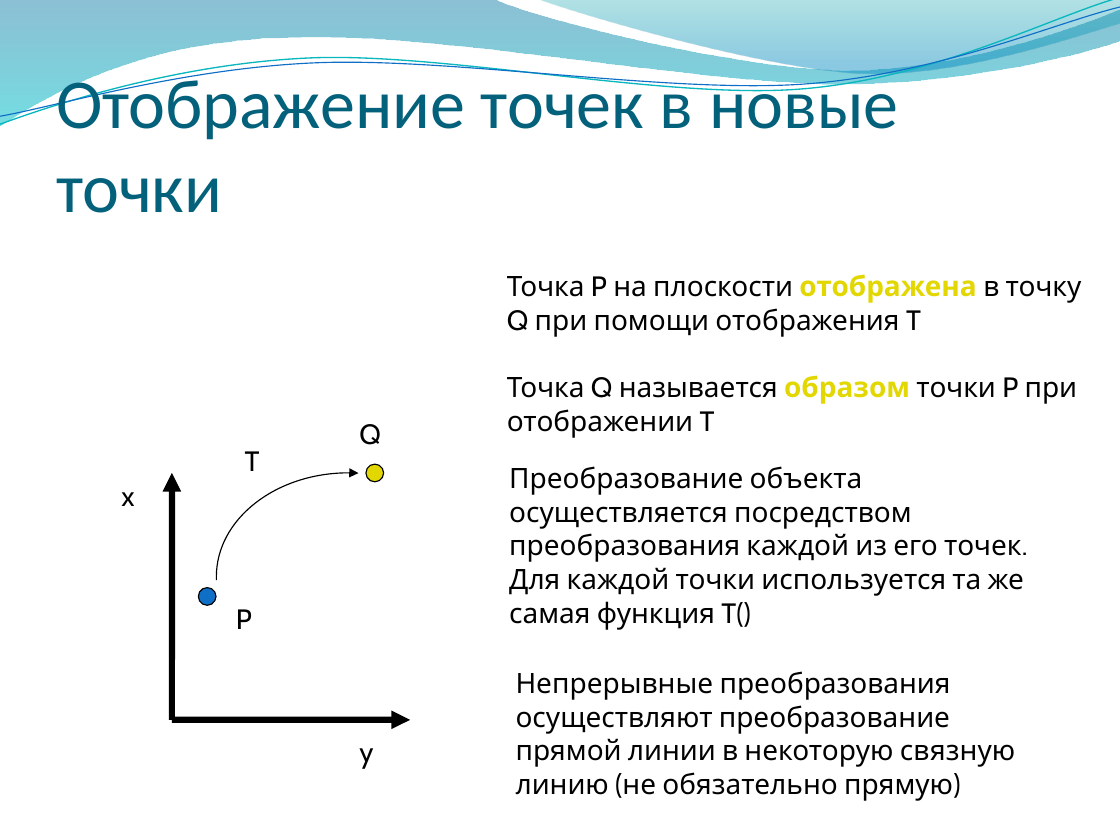
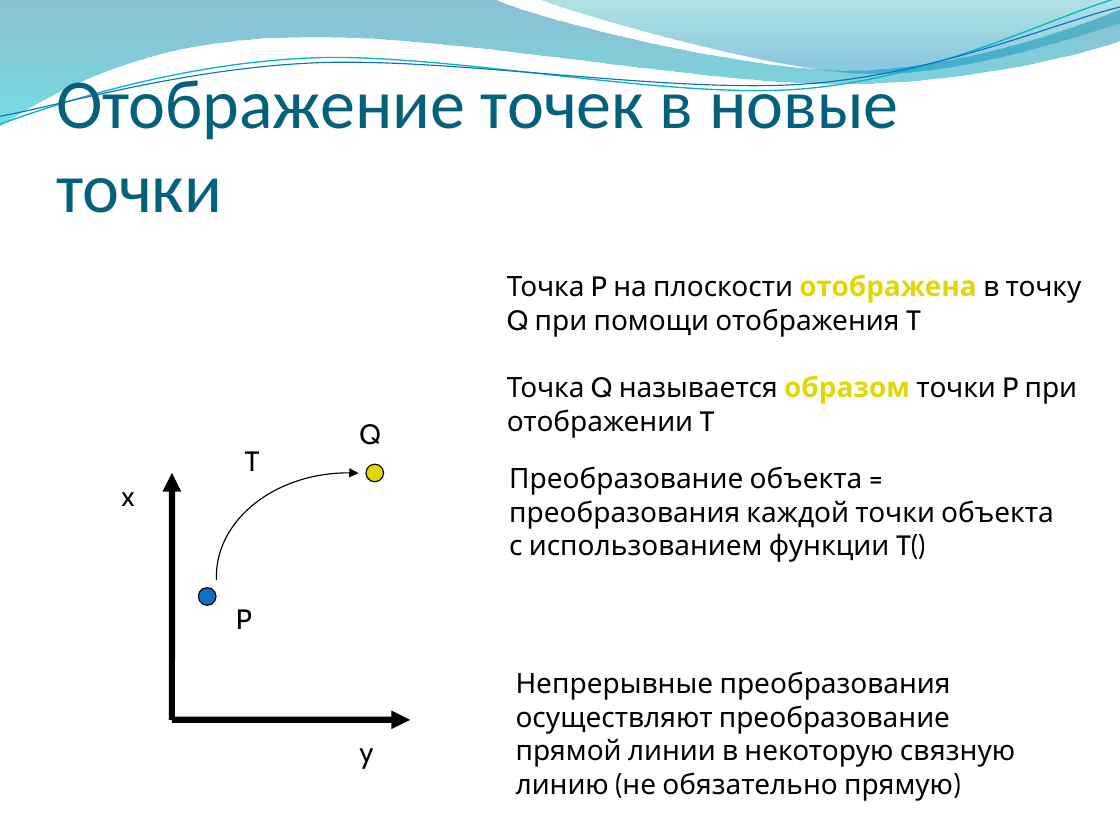
Before and after one commit to alexey-malov/cg-course, a slide deck: slide 68 of lectures/03 - Векторный анализ, трансформации и матрицы.pptx (slide 67 before the commit). Drawn at 1120x840 pixels with LibreOffice and Linux fonts; fonts in the diff are those of the drawing; background and template pictures are left out. Boxes give left, top, right and bottom in pixels: in the first picture for what was removed or moved away, otherwise in the second. Text is boxed around its words. In the diff, an @@ line names an element or a change of style, - is before the commit and + after.

```diff
--- a/lectures/03 - Векторный анализ, трансформации и матрицы.pptx
+++ b/lectures/03 - Векторный анализ, трансформации и матрицы.pptx
@@ text at [509,466,1054,562]: text changed @@
-Преобразование объекта осуществляется посредством преобразования каждой из его точек.
-Для каждой точки используется та же самая функция T()
+Преобразование объекта = преобразования каждой точки объекта с использованием функции T()
```
Also in this commit, not shown: 20 other slides changed, 5 slides added, 1 slide removed, 1 other file.
